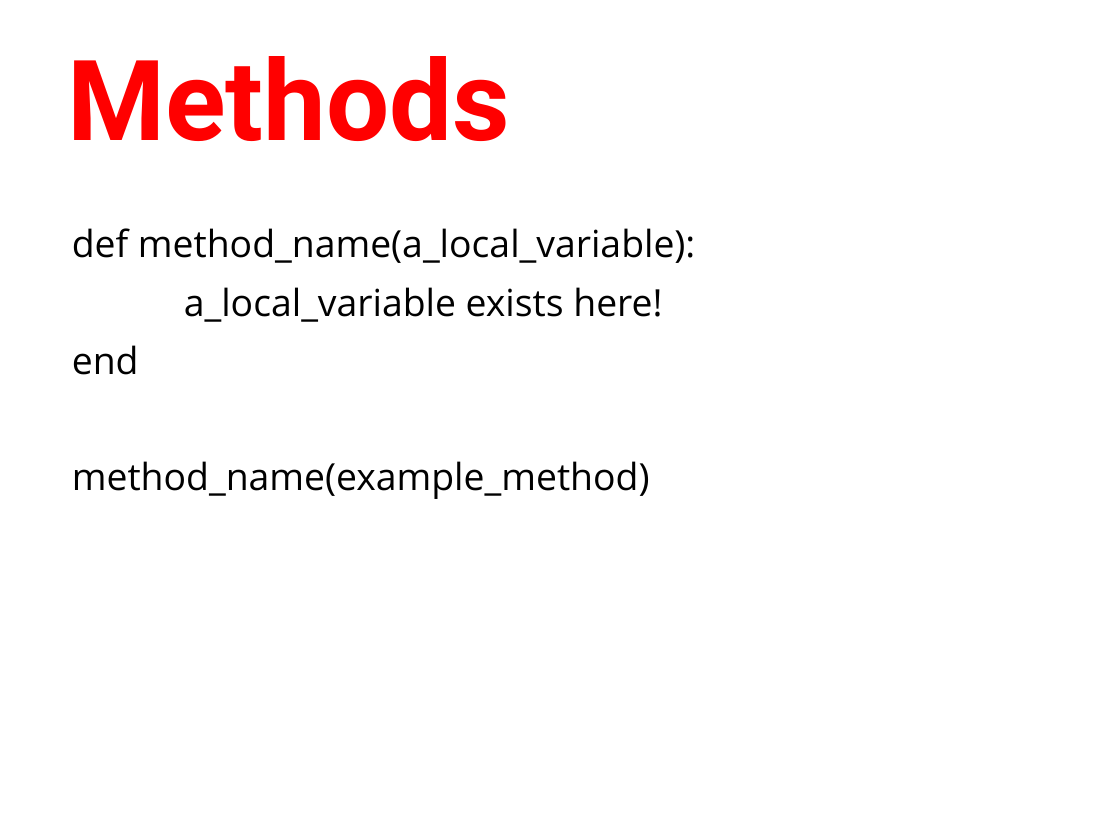
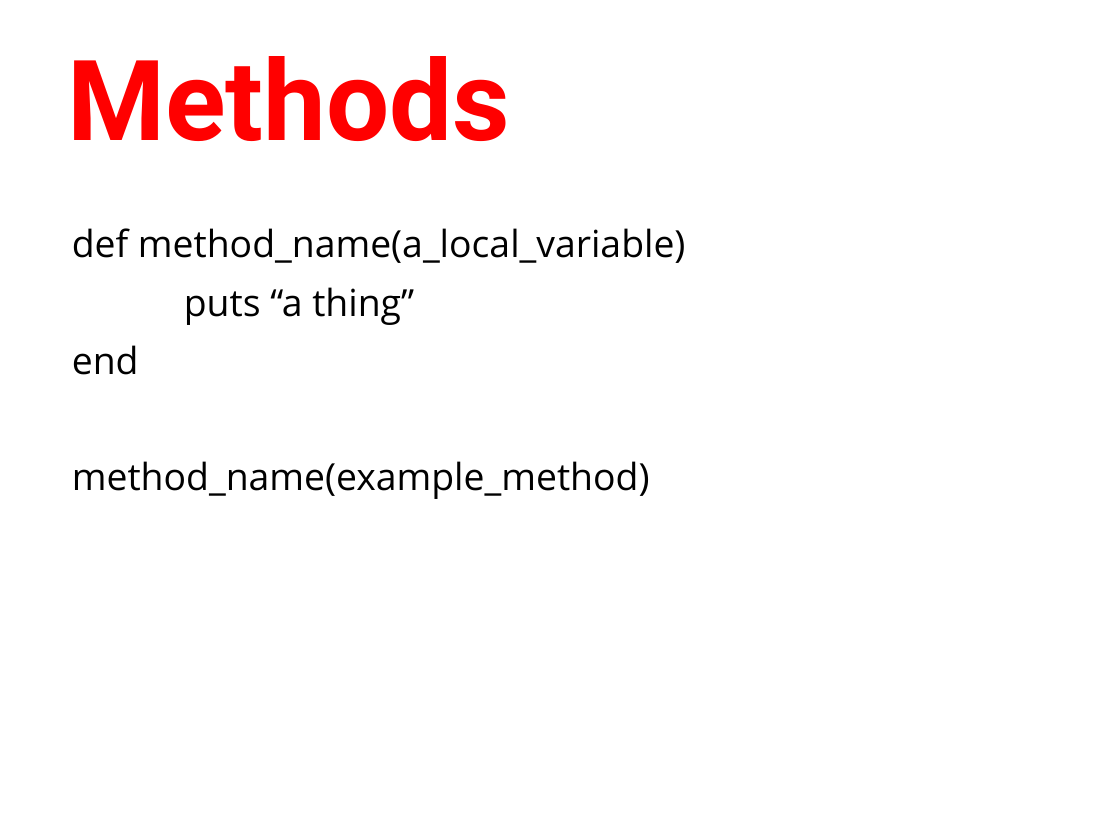
Before and after one commit to humanitiesprogramming/slides, a slide deck: slide 11 of day2-review.pptx. Drawn at 1120x840 pixels with LibreOffice and Linux fonts; fonts in the diff are those of the drawing. Boxes give left, top, right and bottom in pixels: in the first picture for what was removed or moved away, otherwise in the second. Text is boxed around its words. In the diff, an @@ line names an element or a change of style, - is before the commit and + after.

```diff
--- a/day2-review.pptx
+++ b/day2-review.pptx
@@ text at box(72, 228, 686, 325): text changed @@
-def method_name(a_local_variable):
-a_local_variable exists here!
+def method_name(a_local_variable)
+puts “a thing”
```
Also in this commit, not shown: 2 other slides changed, 1 slide added, 4 other files.
